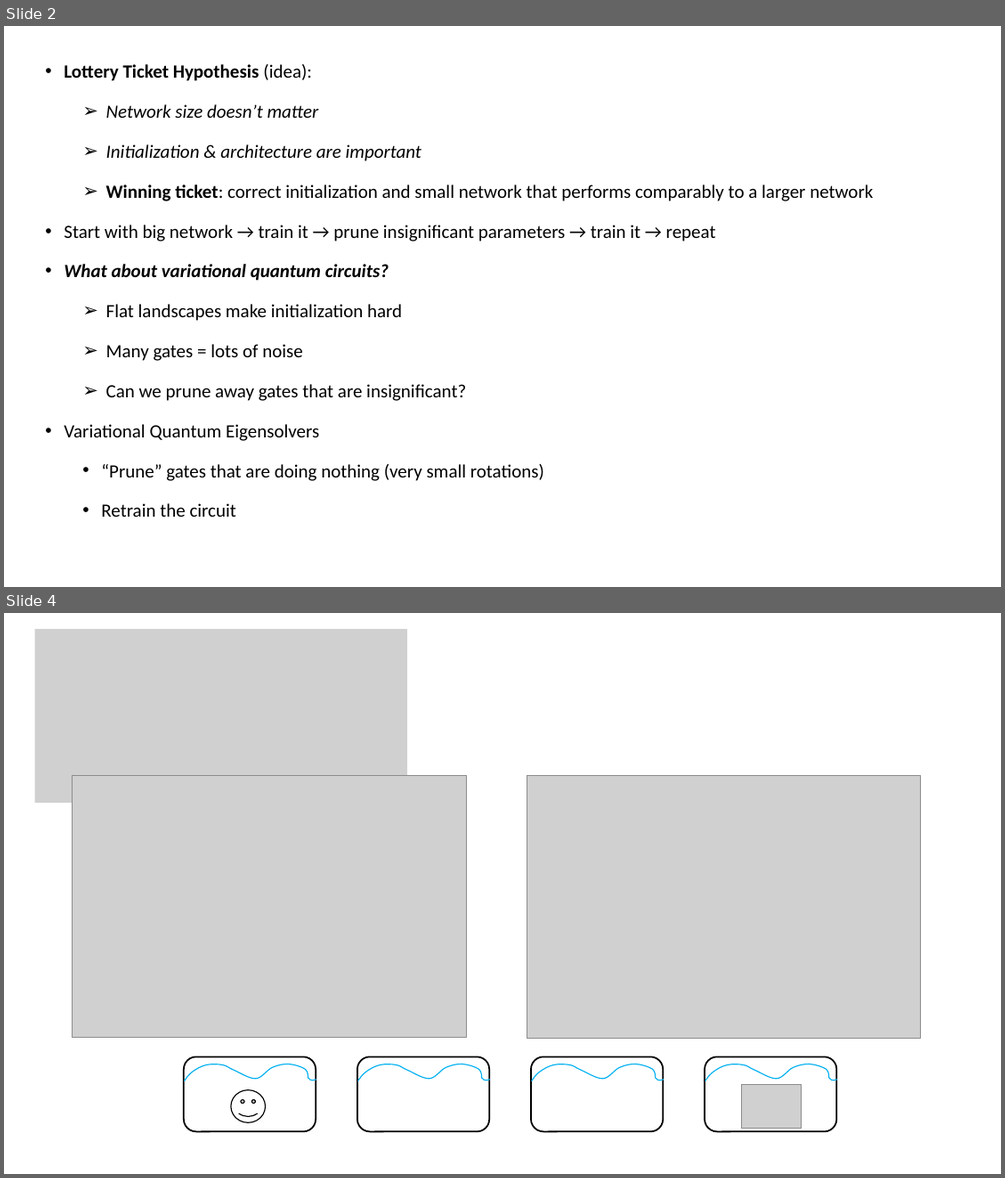
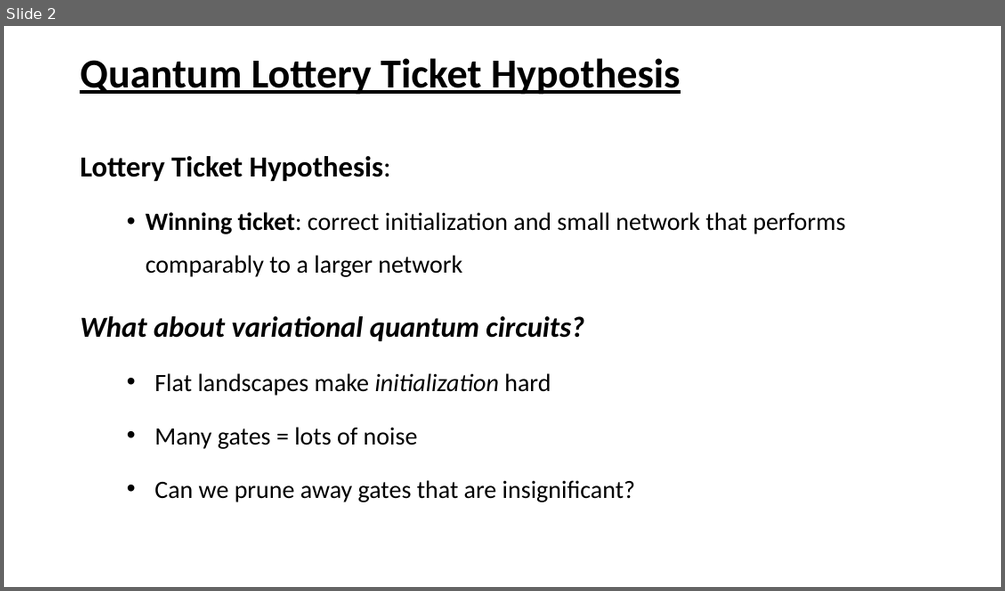
Before and after one commit to Roger-luo/TicketToRide.jl, a slide deck: presentation/QHACK2019.pptx. Shown one above the other, each under a label of ours: slides 2 and 4 before the commit, slide 2 after it; the slides between them are not shown. The pictures are 1005x1178 and 1005x591 pixels, drawn with LibreOffice and Linux fonts; fonts in the diff are those of the drawing; grey boxes stand for pictures. Boxes give left, top, right and bottom in pixels: in the first picture for what was removed or moved away, otherwise in the second. Text is boxed around its words. In the diff, an @@ line names an element or a change of style, - is before the commit and + after.

```diff
--- a/presentation/QHACK2019.pptx
+++ b/presentation/QHACK2019.pptx
@@ slide 4 removed at [4, 613, 1001, 1174], background #FFFFFF @@
@@ picture removed at [34, 629, 407, 803] @@
@@ picture removed at [72, 775, 466, 1038] @@
@@ picture removed at [526, 775, 921, 1038] @@
@@ rounded rectangle removed at [184, 1056, 316, 1131] @@
@@ freeform shape removed at [184, 1064, 316, 1081] @@
@@ rounded rectangle removed at [357, 1056, 490, 1131] @@
@@ freeform shape removed at [357, 1064, 490, 1081] @@
@@ rounded rectangle removed at [531, 1056, 663, 1131] @@
@@ freeform shape removed at [531, 1064, 663, 1081] @@
@@ rounded rectangle removed at [704, 1056, 837, 1131] @@
@@ freeform shape removed at [705, 1064, 838, 1081] @@
@@ smiley face removed at [231, 1090, 265, 1123] @@
@@ picture removed at [741, 1084, 801, 1128] @@
@@ slide 2 changed as well @@
@@ title added at [80, 58, 680, 95], 39.6 pt, text #000000, bold, underline @@
+Quantum Lottery Ticket Hypothesis
@@ text "Lottery Ticket Hypothesis:": place and size @@
-text "Lottery Ticket Hypothesis:" at [64, 64, 873, 516]
+text "Lottery Ticket Hypothesis:" at [80, 156, 845, 502]
@@ text "Lottery Ticket Hypothesis:" at [80, 156, 845, 502]: vertical alignment middle to top @@
@@ text at [80, 156, 391, 181]: text changed; size 18 to 28 pt; bold on; italic off @@
-• Lottery Ticket Hypothesis (idea):
-  ➢ Network size doesn’t matter
-  ➢ Initialization & architecture are important
+Lottery Ticket Hypothesis:
@@ text at [80, 212, 845, 502]: size 18 to 24 pt in "Winning ticket: correct initialization and small network ...", "Flat landscapes make initialization hard", "Many gates = lots of noise", "Can we prune away gates that are ..."; size 18 to 28 pt in "What about variational quantum circuits?"; italic on in "initialization"; bullet ➢ to •; line spacing 1.5 to 1.4; more space between paragraphs; bullet • to none @@
@@ text at [64, 224, 716, 241]: paragraph removed @@
-• Start with big network → train it → prune insignificant parameters → train it → repeat
@@ text at [64, 424, 544, 516]: paragraphs removed @@
-• Variational Quantum Eigensolvers
-  • “Prune” gates that are doing nothing (very small rotations)
-  • Retrain the circuit
```
Also in this commit, not shown: 1 other slide changed, 2 slides added, 1 other slide removed.
